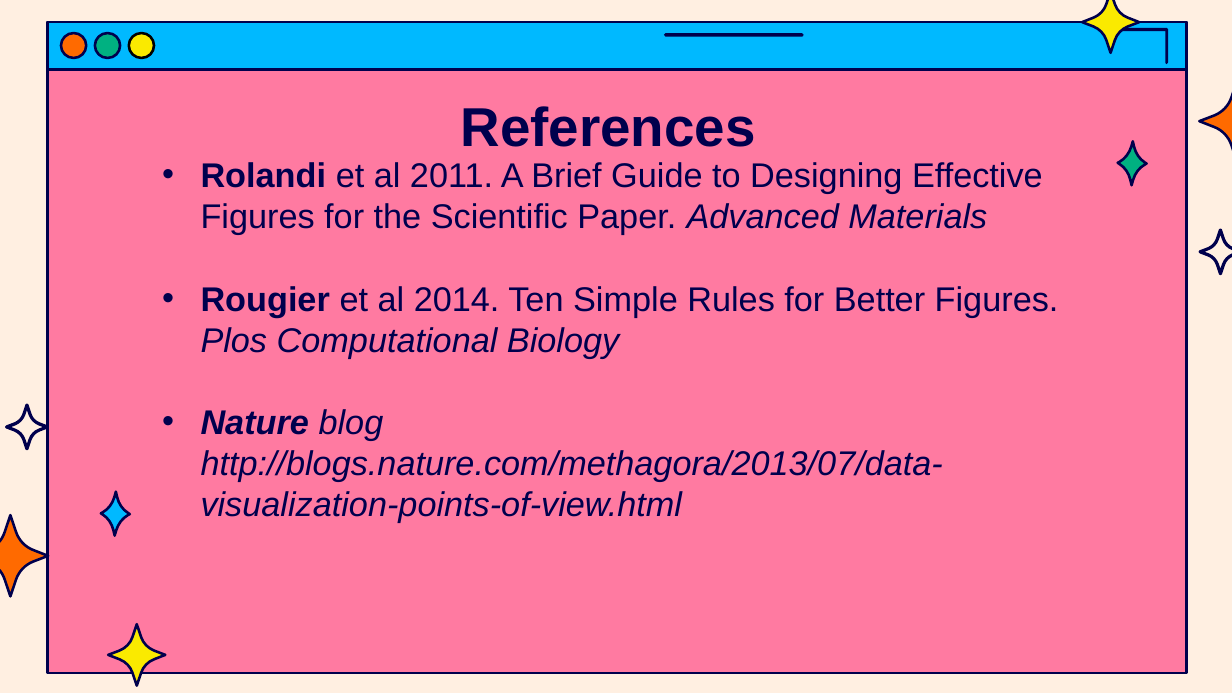
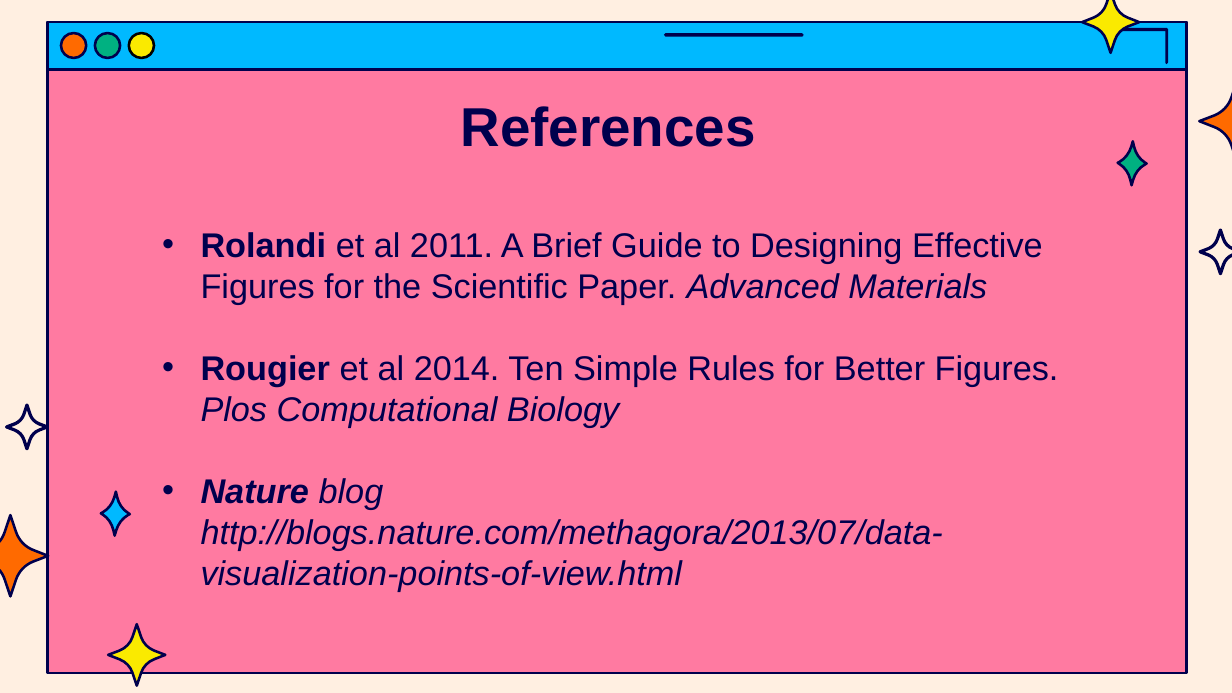
Before and after one commit to jasondsc/MATDRAB2MATFAB, a slide deck: slide 30 of slides/MATLAB_class_4.pptx (slide 31 before the commit). Drawn at 1232x693 pixels with LibreOffice and Linux fonts; fonts in the diff are those of the drawing. Boxes give left, top, right and bottom in pixels: in the first picture for what was removed or moved away, otherwise in the second. Text is boxed around its words. In the diff, an @@ line names an element or a change of style, - is before the commit and + after.

```diff
--- a/slides/MATLAB_class_4.pptx
+++ b/slides/MATLAB_class_4.pptx
@@ text "Rolandi et al 2011. A ..." moved from (x1=201, y1=162, x2=1059, y2=523) to (x1=201, y1=232, x2=1059, y2=592) @@
```
Also in this commit, not shown: 6 other slides changed, 1 slide removed, 2 other files.
